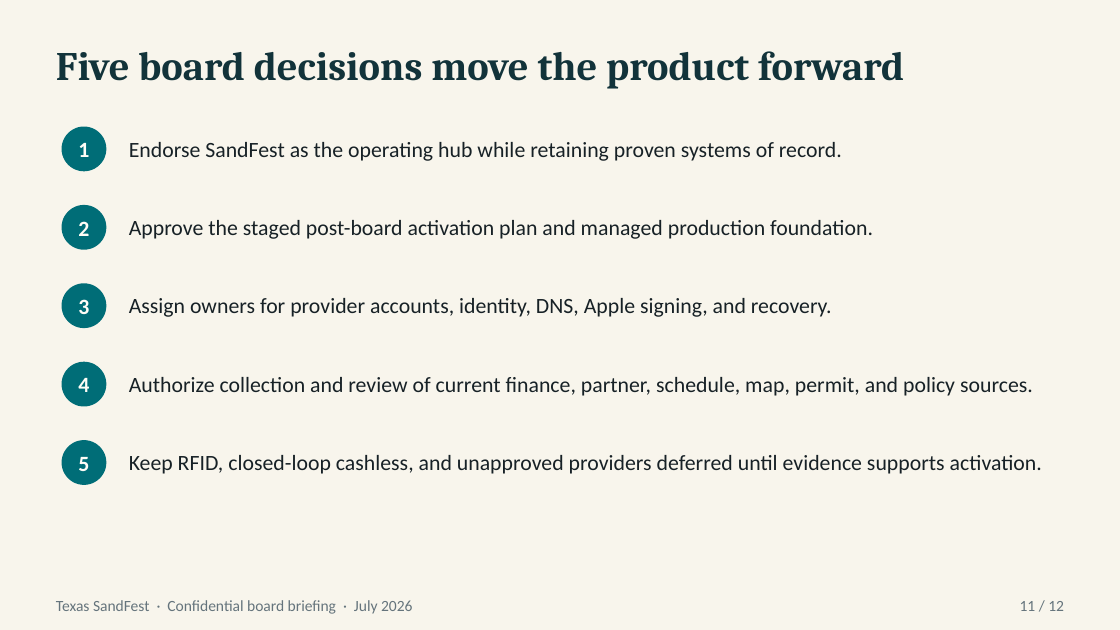
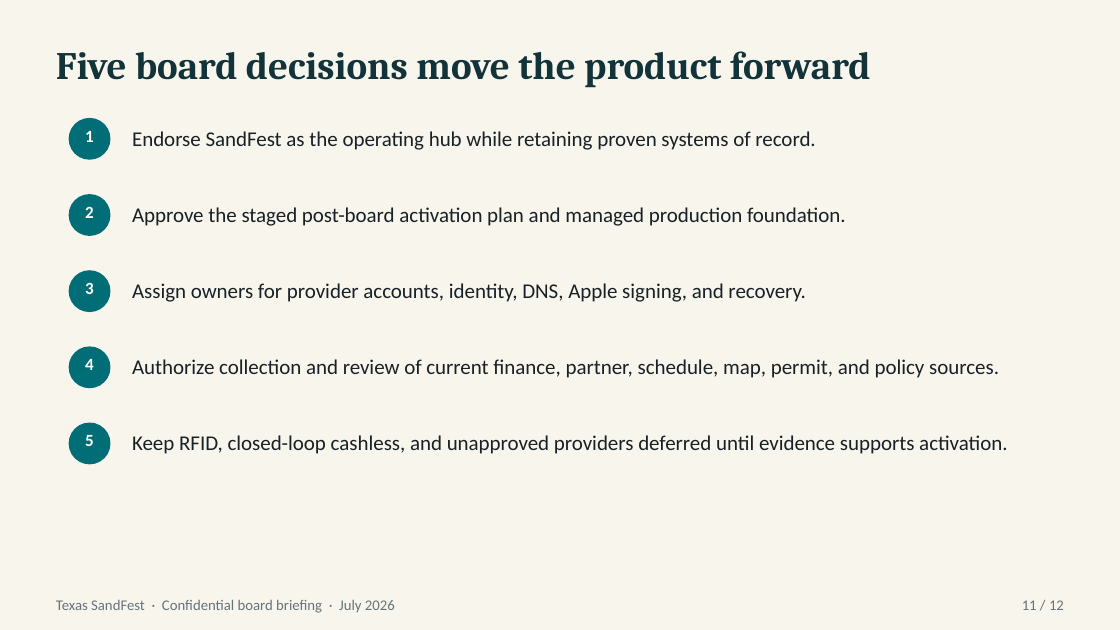
Before and after one commit to nickbmerrill-collab/texas-sandfest, a slide deck: slide 11 of docs/presentations/SandFest-Board-Platform-Briefing.pptx. Drawn at 1120x630 pixels with LibreOffice and Linux fonts; fonts in the diff are those of the drawing. Boxes give left, top, right and bottom in pixels: in the first picture for what was removed or moved away, otherwise in the second. Text is boxed around its words. In the diff, an @@ line names an element or a change of style, - is before the commit and + after.

Commit message:
Repair board deck generator and proof checks

```diff
--- a/docs/presentations/SandFest-Board-Platform-Briefing.pptx
+++ b/docs/presentations/SandFest-Board-Platform-Briefing.pptx
@@ background #FFFFFF to #F8F5EC @@
@@ rectangle removed at <box>0,0,1120,629</box> @@
@@ text "Five board decisions move the ..." at <box>56,51,870,88</box>: size 26 to 25 pt @@
@@ ellipse: place and size @@
-ellipse at <box>62,127,106,171</box>
+ellipse at <box>69,119,110,159</box>
@@ text "1": place and size @@
-text "1" at <box>78,143,89,157</box>
+text "1" at <box>85,131,94,142</box>
@@ text "2": place and size @@
-text "2" at <box>78,221,89,236</box>
+text "2" at <box>85,206,94,218</box>
@@ ellipse: place and size @@
-ellipse at <box>62,205,106,250</box>
+ellipse at <box>69,195,110,235</box>
@@ text "Assign owners for provider accounts, ...": place and size @@
-text "Assign owners for provider accounts, ..." at <box>129,298,832,317</box>
+text "Assign owners for provider accounts, ..." at <box>132,283,805,302</box>
@@ text "3": place and size @@
-text "3" at <box>78,299,89,314</box>
+text "3" at <box>85,282,94,294</box>
@@ ellipse: place and size @@
-ellipse at <box>62,283,106,328</box>
+ellipse at <box>69,271,110,311</box>
@@ text "4": place and size @@
-text "4" at <box>78,378,89,392</box>
+text "4" at <box>85,359,94,370</box>
@@ ellipse: place and size @@
-ellipse at <box>62,362,106,407</box>
+ellipse at <box>69,347,110,388</box>
@@ text "Authorize collection and review of ...": place and size @@
-text "Authorize collection and review of ..." at <box>129,377,1033,396</box>
+text "Authorize collection and review of ..." at <box>132,359,999,378</box>
@@ size 14 to 13.5 pt in 5 elements at <box>132,131,815,150</box>, <box>132,207,846,226</box>, <box>132,283,805,302</box>, <box>132,359,999,378</box>, <box>132,435,1007,454</box> @@
@@ text "Keep RFID, closed-loop cashless, and ...": place and size @@
-text "Keep RFID, closed-loop cashless, and ..." at <box>129,455,1042,474</box>
+text "Keep RFID, closed-loop cashless, and ..." at <box>132,435,1007,454</box>
@@ size 14 to 11 pt in 5 elements at <box>85,131,94,142</box>, <box>85,206,94,218</box>, <box>85,282,94,294</box>, <box>85,359,94,370</box>, <box>85,435,94,446</box> @@
@@ text "5": place and size @@
-text "5" at <box>78,457,89,471</box>
+text "5" at <box>85,435,94,446</box>
@@ outline none to #006D77 1 pt in 5 elements at <box>69,119,110,159</box>, <box>69,195,110,235</box>, <box>69,271,110,311</box>, <box>69,347,110,388</box>, <box>69,423,110,464</box> @@
@@ ellipse: place and size @@
-ellipse at <box>62,440,106,485</box>
+ellipse at <box>69,423,110,464</box>
@@ text "Texas SandFest · Confidential board ..." at <box>56,600,395,613</box>: size 10 to 9.5 pt @@
@@ text "11 / 12" at <box>1022,600,1064,610</box>: size 10 to 9.5 pt @@
```
Also in this commit, not shown: 11 other slides changed, 6 other files.
